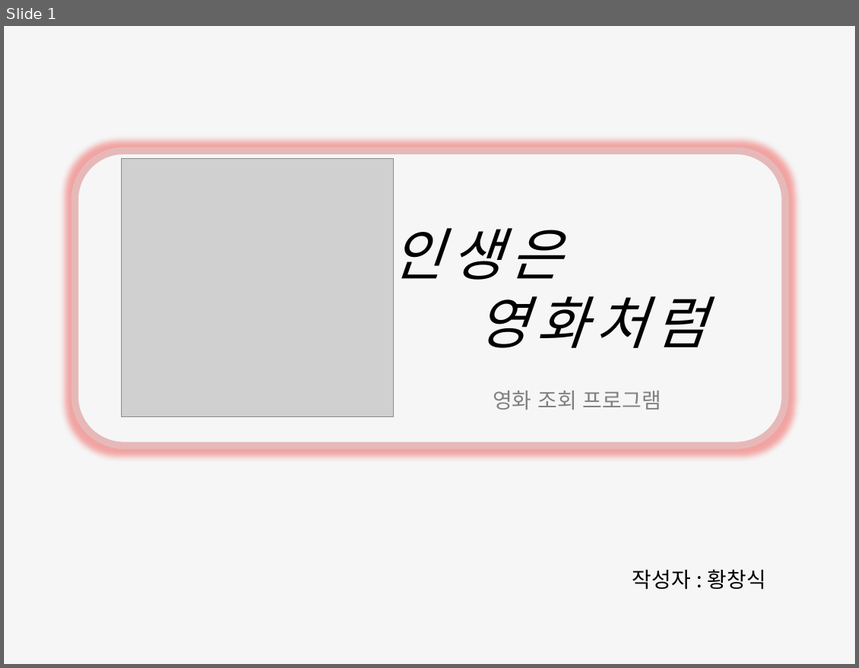
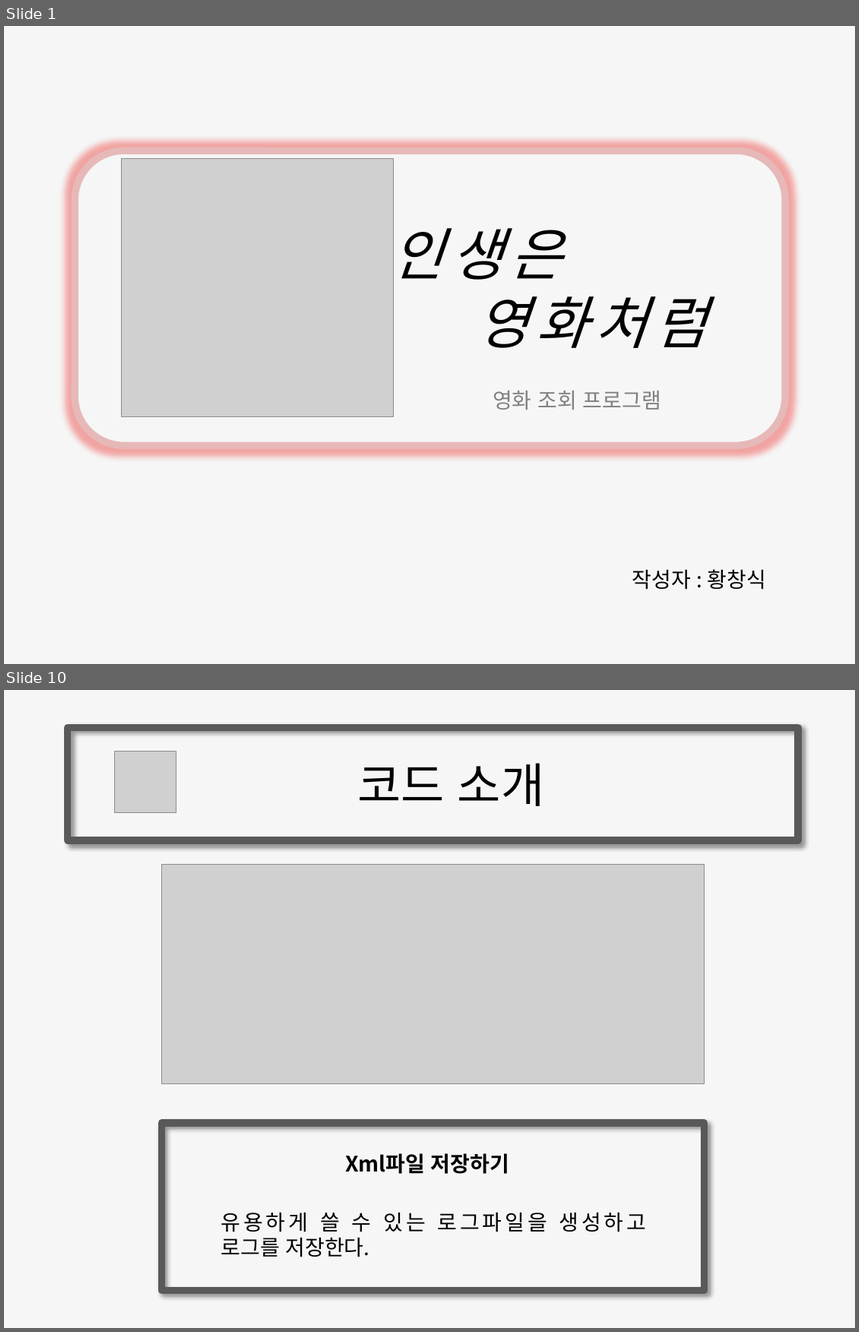
Before and after one commit to Yorgos7784/SW_Lesson, a slide deck: Portfolio/ppt/movieProgram.pptx. Shown one above the other, each under a label of ours: slide 1 before the commit, slides 1 and 10 after it; the slides between them are not shown. The pictures are 859x668 and 859x1332 pixels, drawn with LibreOffice and Linux fonts; fonts in the diff are those of the drawing; grey boxes stand for pictures. Boxes give left, top, right and bottom in pixels: in the first picture for what was removed or moved away, otherwise in the second. Text is boxed around its words. In the diff, an @@ line names an element or a change of style, - is before the commit and + after.

```diff
--- a/Portfolio/ppt/movieProgram.pptx
+++ b/Portfolio/ppt/movieProgram.pptx
@@ slide 10 added at (4,690,855,1328), background #F6F6F6 @@
@@ rectangle added at (68,727,798,840), outline #595959 6 pt @@
@@ picture added at (115,752,176,812) @@
@@ text added at (357,763,544,806), 40 pt, text #000000 @@
+코드 소개
@@ picture added at (161,865,705,1084) @@
@@ rectangle added at (161,1123,705,1291), outline #595959 6 pt @@
@@ text added at (345,1154,509,1174), 18 pt, text #000000, bold @@
+Xml파일 저장하기
@@ text added at (221,1213,647,1258), 18 pt, text #000000 @@
+유용하게 쓸 수 있는 로그파일을 생성하고 로그를 저장한다.
```
Also in this commit, not shown: 6 slides changed, 7 other slides added, 20 other files.
